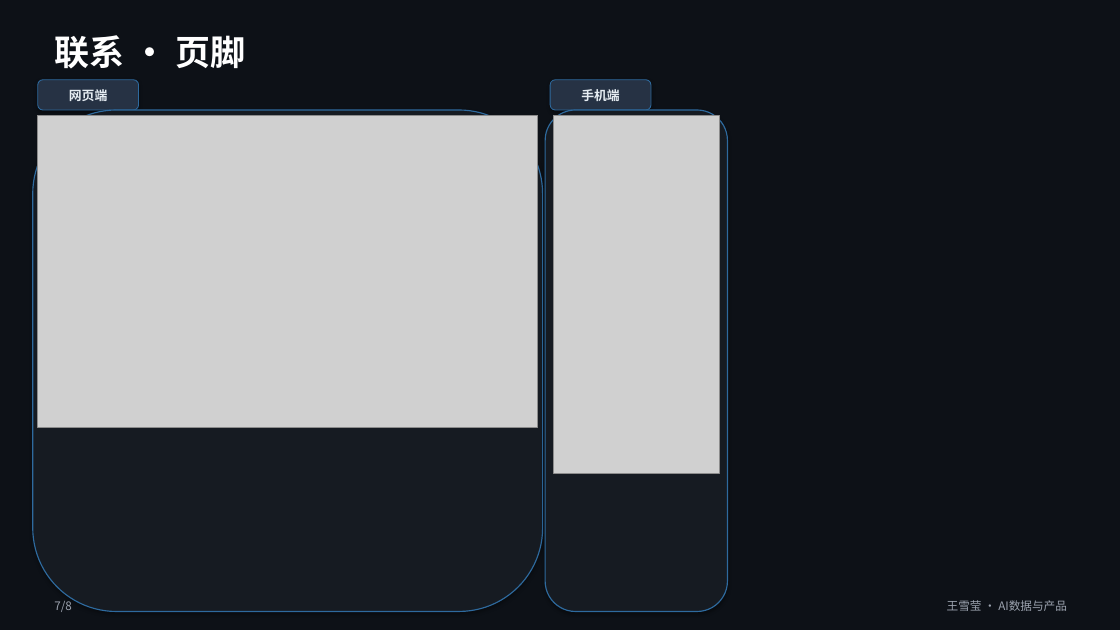
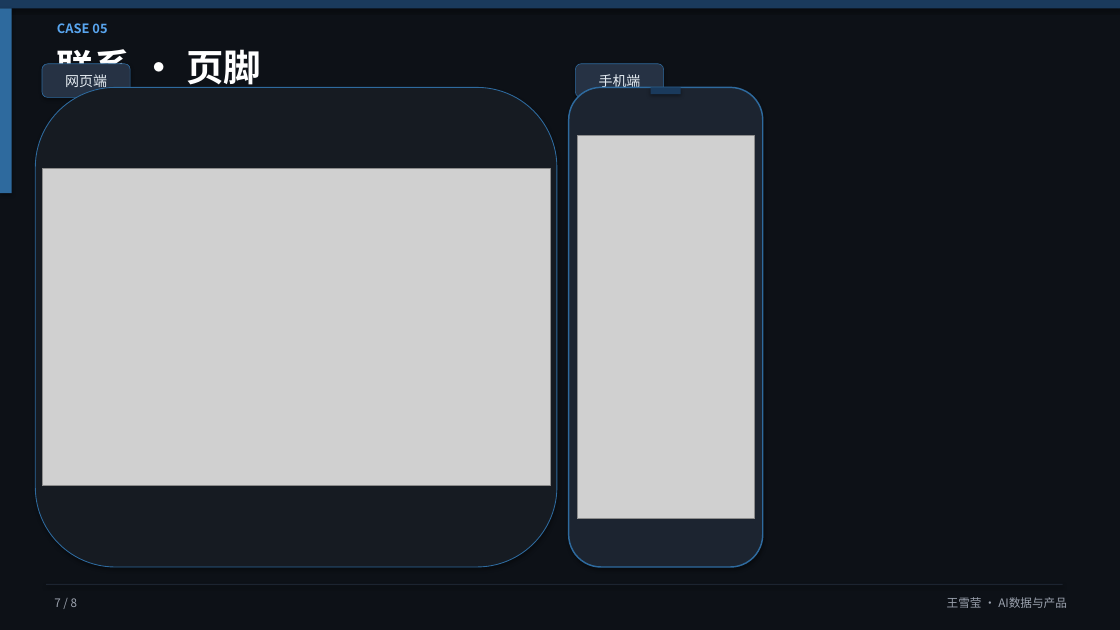
Before and after one commit to HSDCT1230/hsdct, a slide deck: slide 7 of portfolio/xolome-portfolio.pptx. Drawn at 1120x630 pixels with LibreOffice and Linux fonts; fonts in the diff are those of the drawing; grey boxes stand for pictures. Boxes give left, top, right and bottom in pixels: in the first picture for what was removed or moved away, otherwise in the second. Text is boxed around its words. In the diff, an @@ line names an element or a change of style, - is before the commit and + after.

```diff
--- a/portfolio/xolome-portfolio.pptx
+++ b/portfolio/xolome-portfolio.pptx
@@ rectangle added at (0, 0, 1120, 8), fill #1A3A5C @@
@@ rectangle added at (0, 8, 12, 193), fill #2E6A9E @@
@@ text added at (57, 23, 107, 33), 11 pt, text #59A6F0, bold @@
+CASE 05
@@ text "联系 · 页脚": place and size @@
-text "联系 · 页脚" at (54, 35, 245, 69)
+text "联系 · 页脚" at (57, 43, 261, 91)
@@ text "联系 · 页脚" at (57, 43, 261, 91): size 30 to 32 pt @@
@@ rounded rectangle: place and size @@
-rounded rectangle at (33, 110, 543, 612)
+rounded rectangle at (35, 87, 557, 567)
@@ rounded rectangle at (35, 87, 557, 567): outline #2E6A9E 1 pt to #2E6A9E 0.75 pt @@
@@ text "网页端": place and size @@
-text "网页端" at (69, 89, 108, 101)
+text "网页端" at (65, 74, 107, 91)
@@ text "网页端" at (65, 74, 107, 91): size 11 to 12 pt, bold off @@
@@ rounded rectangle: place and size @@
-rounded rectangle at (38, 80, 139, 110)
+rounded rectangle at (42, 64, 130, 97)
@@ rounded rectangle at (42, 64, 130, 97): outline #2E6A9E 0.75 pt to #2E6A9E 0.5 pt @@
@@ rounded rectangle: place and size @@
-rounded rectangle at (545, 110, 728, 612)
+rounded rectangle at (569, 87, 763, 567)
@@ rounded rectangle at (569, 87, 763, 567): fill #161B22 to #1C2430; outline #2E6A9E 1 pt to #2E6A9E 1.25 pt @@
@@ text "手机端" at (599, 74, 641, 88): size 11 to 12 pt, bold off @@
@@ text "手机端": place and size @@
-text "手机端" at (581, 89, 620, 101)
+text "手机端" at (599, 74, 641, 88)
@@ rounded rectangle at (576, 64, 664, 97): outline #2E6A9E 0.75 pt to #2E6A9E 0.5 pt @@
@@ rounded rectangle: place and size @@
-rounded rectangle at (550, 80, 651, 110)
+rounded rectangle at (576, 64, 664, 97)
@@ rectangle added at (651, 87, 681, 94), fill #1A3A5C @@
@@ picture: place and size @@
-picture at (554, 115, 719, 473)
+picture at (577, 135, 755, 519)
@@ picture: place and size @@
-picture at (38, 115, 538, 428)
+picture at (42, 168, 550, 486)
@@ rectangle added at (46, 584, 1063, 585), fill #1C2430 @@
@@ text at (54, 598, 77, 607): spaces changed @@
-7/8
+7 / 8
```
Also in this commit, not shown: 7 other slides changed, 1 other file.
